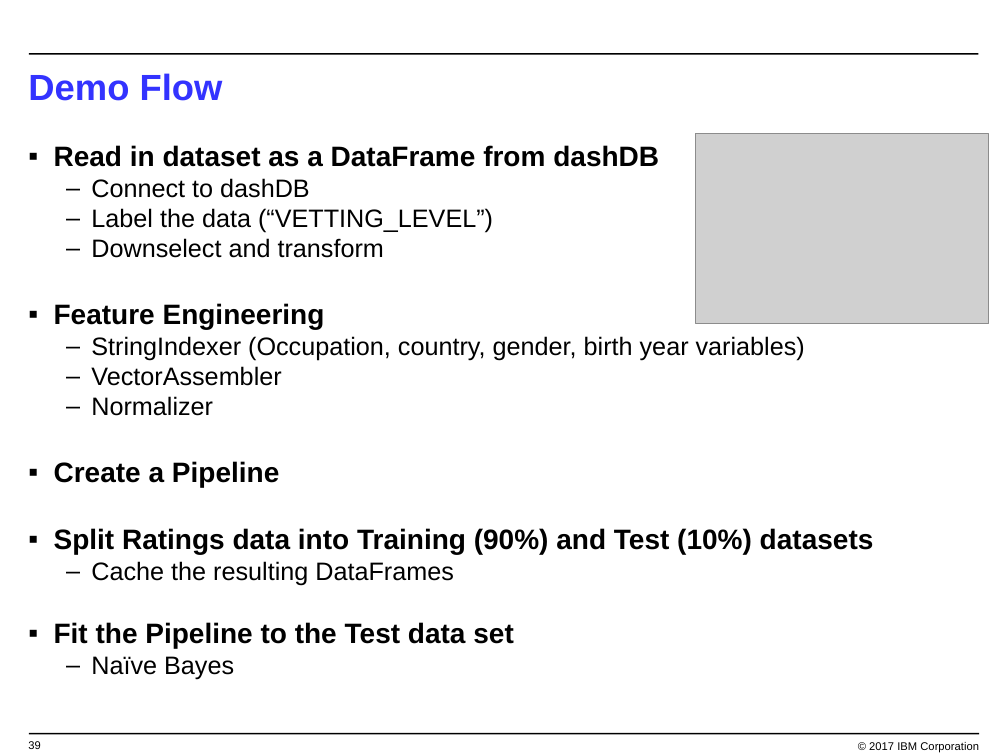
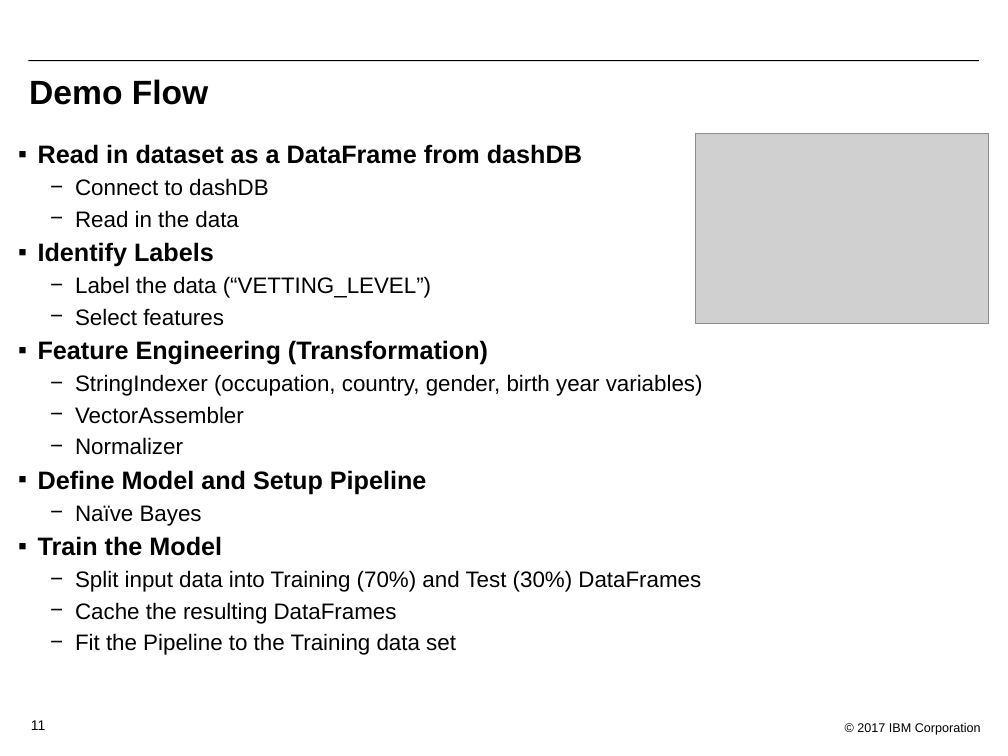
Before and after one commit to bleonardb3/Proof-of-Technology, a slide deck: slide 11 of DSX/Lab-2/Lab2-MachineLearning.pptx (slide 39 before the commit). Drawn at 1008x756 pixels with LibreOffice and Linux fonts; fonts in the diff are those of the drawing; grey boxes stand for pictures; background and template pictures are left out. Boxes give left, top, right and bottom in pixels: in the first picture for what was removed or moved away, otherwise in the second. Text is boxed around its words. In the diff, an @@ line names an element or a change of style, - is before the commit and + after.

```diff
--- a/DSX/Lab-2/Lab2-MachineLearning.pptx
+++ b/DSX/Lab-2/Lab2-MachineLearning.pptx
@@ line moved from (29, 53) - (979, 53) to (28, 60) - (979, 60) @@
@@ line (28, 60) - (979, 60): stroke #000000 1 pt to #000000 0.75 pt @@
@@ title "Demo Flow" at [29,79,208,105]: size 26 to 24 pt, text colour #3333FF to #000000 @@
@@ text at [38,144,582,624]: size 20 to 18 pt in "Read in dataset as a DataFrame from ..."; size 18 to 16 pt in "Connect to dashDB", "Label the data (“VETTING_LEVEL”)", "VectorAssembler", "Normalizer" and 1 more places; indent changed; more space between paragraphs; bullet – to − @@
@@ text at [38,210,238,267]: paragraphs added @@
+  − Read in the data
+▪ Identify Labels
@@ text at [38,308,703,396]: text changed; size 18 to 16 pt @@
-  – Downselect and transform
-▪ Feature Engineering
-  – StringIndexer (Occupation, country, gender, birth year variables)
+  − Select features
+▪ Feature Engineering (Transformation)
+  − StringIndexer (occupation, country, gender, birth year variables)
@@ text at [38,470,701,592]: text changed; size 20 to 16 pt; bold off @@
-▪ Create a Pipeline
-▪ Split Ratings data into Training (90%) and Test (10%) datasets
+▪ Define Model and Setup Pipeline
+  − Naïve Bayes
+▪ Train the Model
+  − Split input data into Training (70%) and Test (30%) DataFrames
@@ text at [75,633,456,655]: text changed; size 20 to 16 pt; bold off @@
-▪ Fit the Pipeline to the Test data set
-  – Naïve Bayes
+  − Fit the Pipeline to the Training data set
@@ text "© 2017 IBM Corporation": place and size @@
-text "© 2017 IBM Corporation" at [869,742,979,752]
+text "© 2017 IBM Corporation" at [857,723,981,735]
@@ text "© 2017 IBM Corporation" at [857,723,981,735]: size 8 to 9 pt @@
@@ page number removed at [28,741,40,749] @@
-39
@@ line removed from (29, 734) to (979, 734) @@
@@ page number added at [31,720,45,730], 10 pt, text #000000 @@
+11
```
Also in this commit, not shown: 9 other slides changed, 3 slides added, 3 slides removed.
